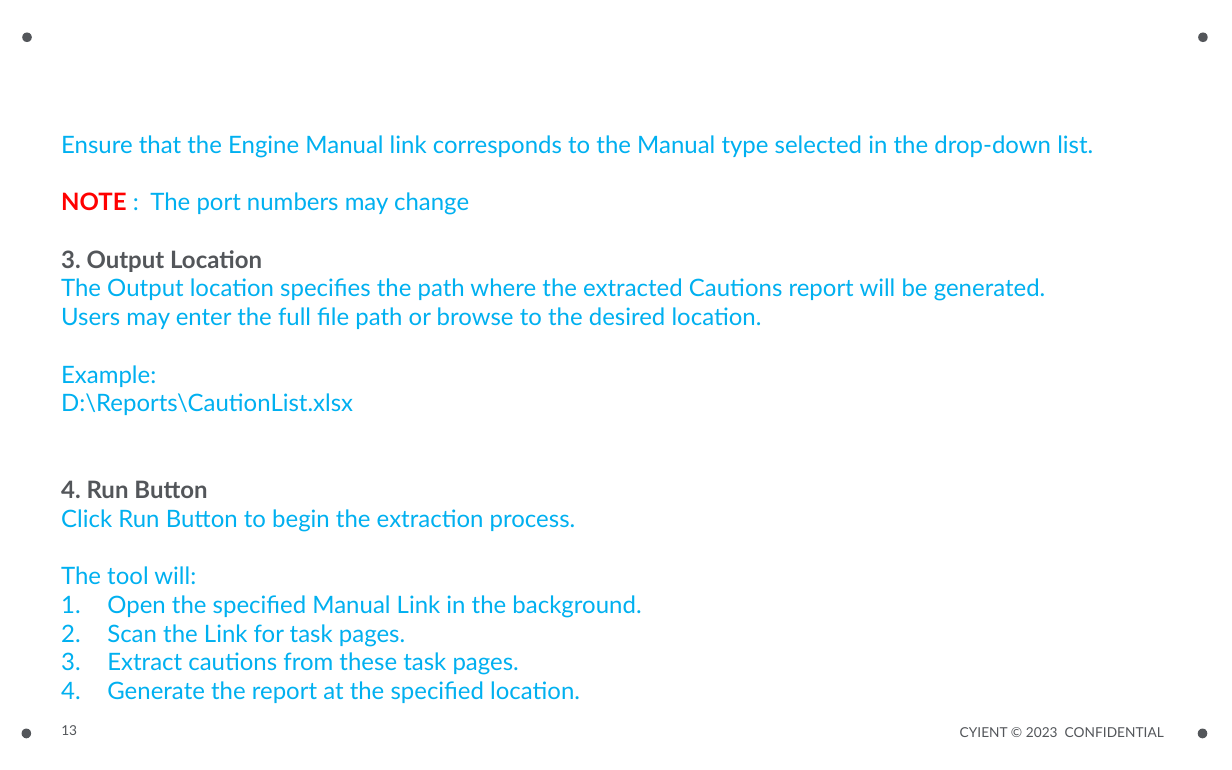
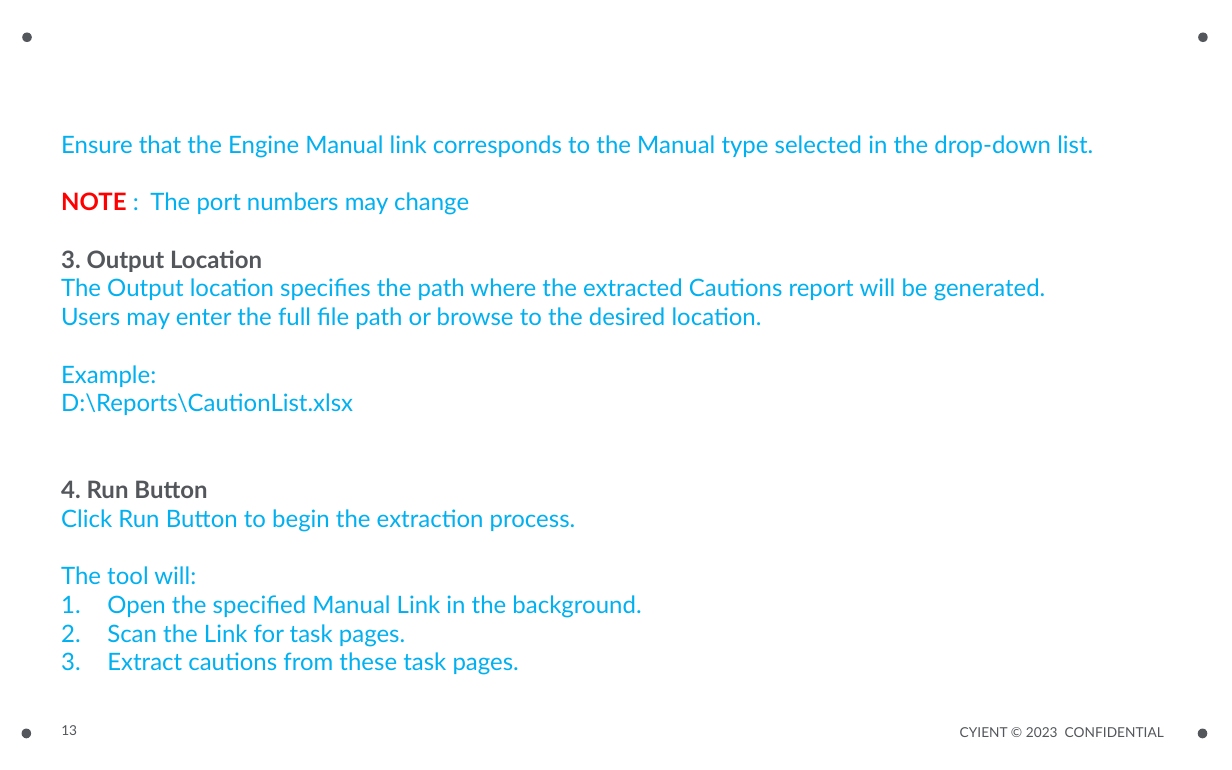
Before and after one commit to JeromeeKaram/FetchCaution, a slide deck: slide 13 of ExtractCautionsForEM/bin/Debug/bin/ExtractCautionsFromEngineManualTool.pptx. Drawn at 1232x770 pixels with LibreOffice and Linux fonts; fonts in the diff are those of the drawing. Boxes give left, top, right and bottom in pixels: in the first picture for what was removed or moved away, otherwise in the second. Text is boxed around its words. In the diff, an @@ line names an element or a change of style, - is before the commit and + after.

```diff
--- a/ExtractCautionsForEM/bin/Debug/bin/ExtractCautionsFromEngineManualTool.pptx
+++ b/ExtractCautionsForEM/bin/Debug/bin/ExtractCautionsFromEngineManualTool.pptx
@@ text at [107,681,580,703]: paragraph removed @@
-4. Generate the report at the specified location.
```
Also in this commit, not shown: 7 other slides changed, 5 slides added, 6 other files.
